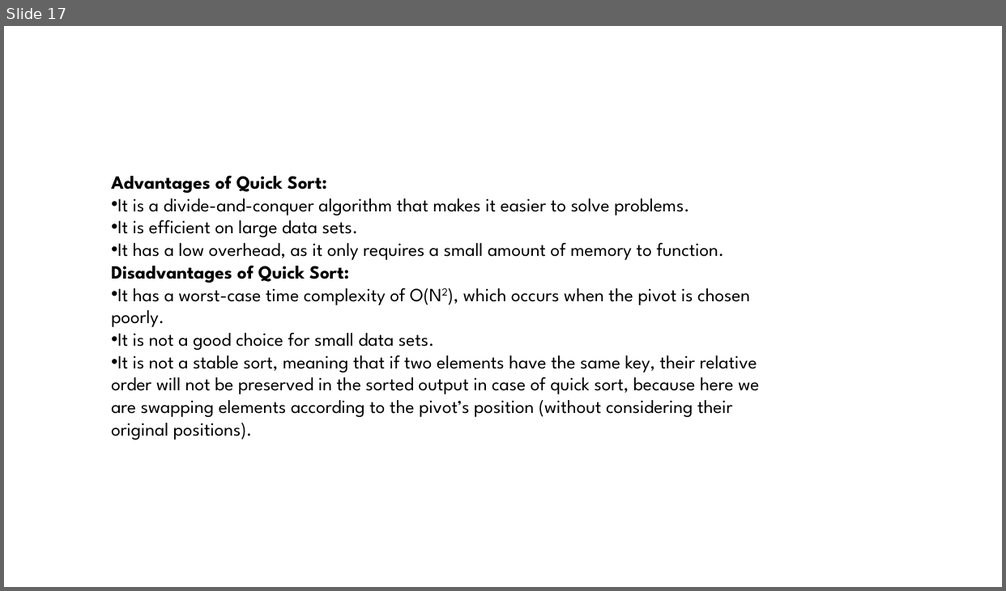
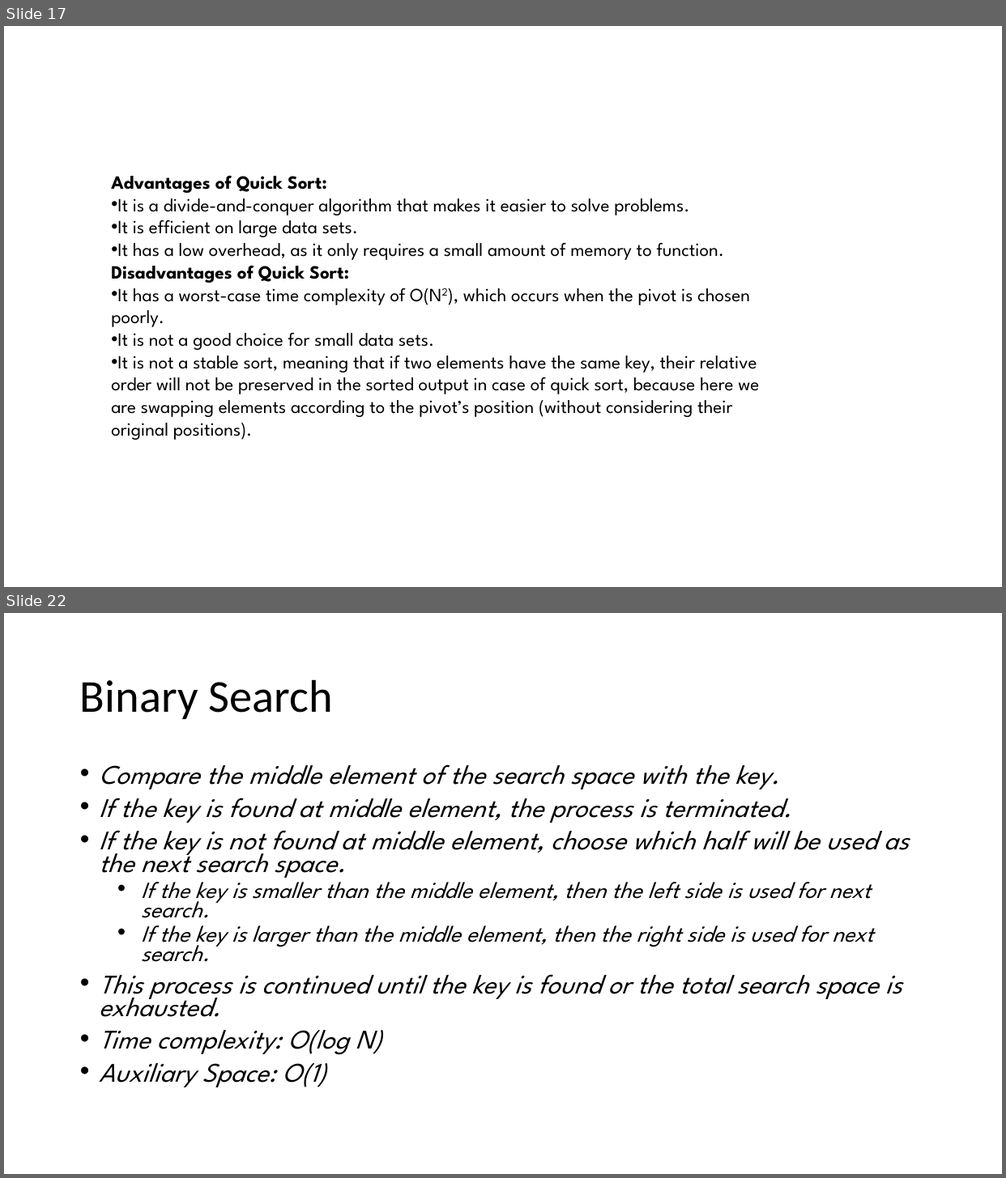
Before and after one commit to anupam2741/ToDo-List, a slide deck: sorting.pptx. Shown one above the other, each under a label of ours: slide 17 before the commit, slides 17 and 22 after it; the slides between them are not shown. The pictures are 1006x591 and 1006x1178 pixels, drawn with LibreOffice and Linux fonts; fonts in the diff are those of the drawing. Boxes give left, top, right and bottom in pixels: in the first picture for what was removed or moved away, otherwise in the second. Text is boxed around its words. In the diff, an @@ line names an element or a change of style, - is before the commit and + after.

```diff
--- a/sorting.pptx
+++ b/sorting.pptx
@@ slide 22 added at box(4, 613, 1002, 1174), background #FFFFFF @@
@@ title added at box(80, 679, 332, 719), 44 pt, text #000000 @@
+Binary Search
@@ text added at box(99, 765, 909, 1088), 25.9 pt, text #000000, italic @@
+• Compare the middle element of the search space with the key.
+• If the key is found at middle element, the process is terminated.
+• If the key is not found at middle element, choose which half will be used as the next search space.
+  • If the key is smaller than the middle element, then the left side is used for next search.
+  • If the key is larger than the middle element, then the right side is used for next search.
+• This process is continued until the key is found or the total search space is exhausted.
+• Time complexity: O(log N)
+• Auxiliary Space: O(1)
```
Also in this commit, not shown: 6 other slides added.
